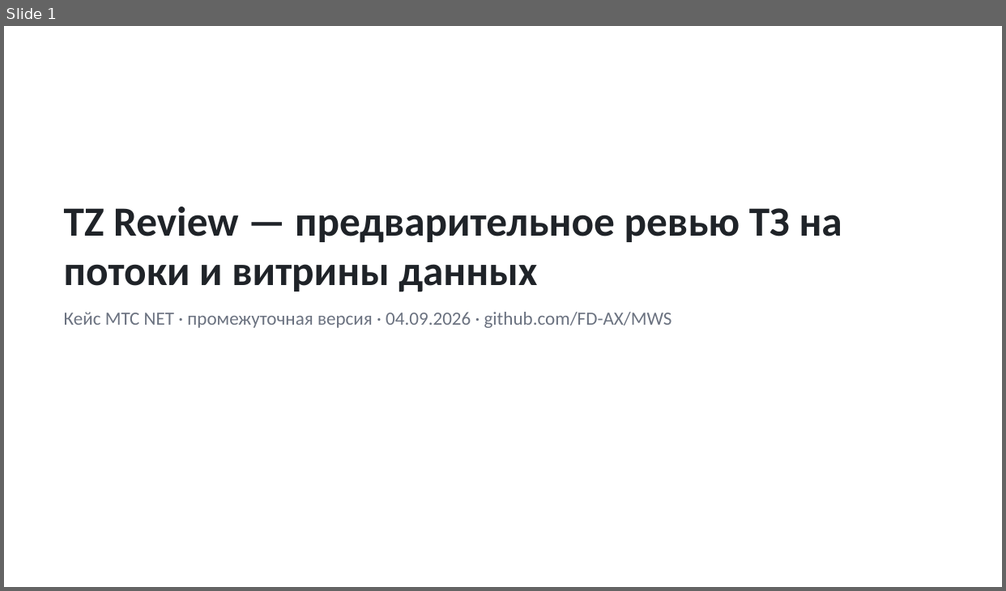
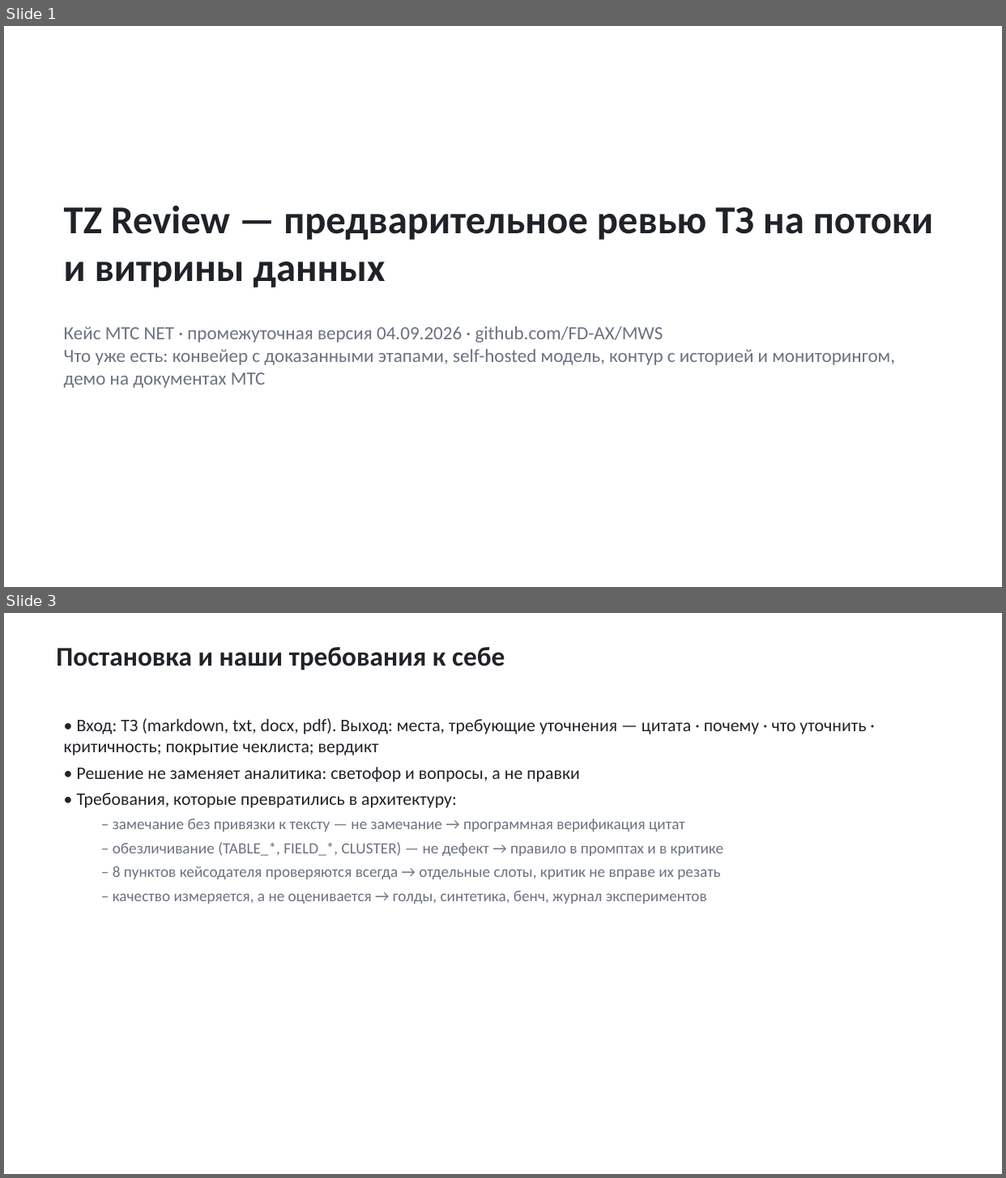
Before and after one commit to FD-AX/MWS, a slide deck: deliverables/interim/TZ_Review_interim.pptx. Shown one above the other, each under a label of ours: slide 1 before the commit, slides 1 and 3 after it; the slides between them are not shown. The pictures are 1006x591 and 1006x1178 pixels, drawn with LibreOffice and Linux fonts; fonts in the diff are those of the drawing. Boxes give left, top, right and bottom in pixels: in the first picture for what was removed or moved away, otherwise in the second. Text is boxed around its words. In the diff, an @@ line names an element or a change of style, - is before the commit and + after.

```diff
--- a/deliverables/interim/TZ_Review_interim.pptx
+++ b/deliverables/interim/TZ_Review_interim.pptx
@@ slide 3 added at box(4, 613, 1002, 1174), background #FFFFFF @@
@@ text added at box(56, 647, 505, 671), 26 pt, text #1F2328, bold @@
+Постановка и наши требования к себе
@@ text added at box(64, 718, 866, 904), 15 pt, text #6B7280 @@
+• Вход: ТЗ (markdown, txt, docx, pdf). Выход: места, требующие уточнения — цитата · почему · что уточнить · критичность; покрытие чеклиста; вердикт
+• Решение не заменяет аналитика: светофор и вопросы, а не правки
+• Требования, которые превратились в архитектуру:
+  – замечание без привязки к тексту — не замечание → программная верификация цитат
+  – обезличивание (TABLE_*, FIELD_*, CLUSTER) — не дефект → правило в промптах и в критике
+  – 8 пунктов кейсодателя проверяются всегда → отдельные слоты, критик не вправе их резать
+  – качество измеряется, а не оценивается → голды, синтетика, бенч, журнал экспериментов
@@ slide 1 changed as well @@
@@ text "TZ Review — предварительное ревью ..." at box(64, 205, 933, 288): size 40 to 38 pt @@
@@ text at box(64, 327, 895, 388): text changed @@
-Кейс МТС NET · промежуточная версия · 04.09.2026 · github.com/FD-AX/MWS
+Кейс МТС NET · промежуточная версия 04.09.2026 · github.com/FD-AX/MWS
+Что уже есть: конвейер с доказанными этапами, self-hosted модель, контур с историей и мониторингом, демо на документах МТС
```
Also in this commit, not shown: 4 other slides changed, 16 other slides added, 7 slides removed, 7 other files.
